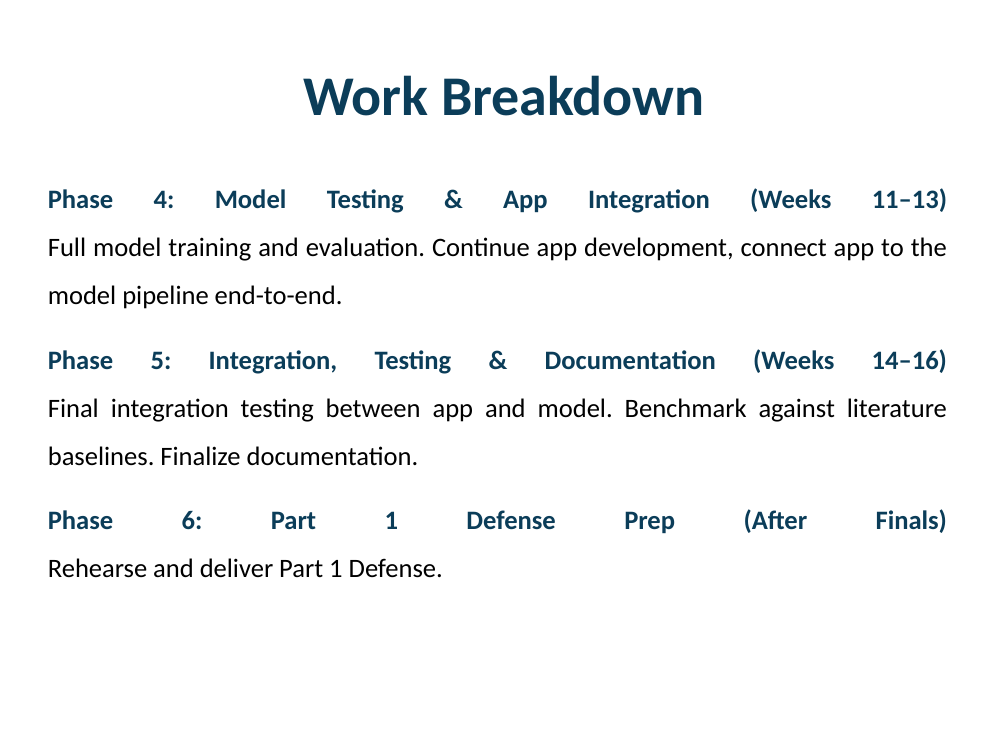
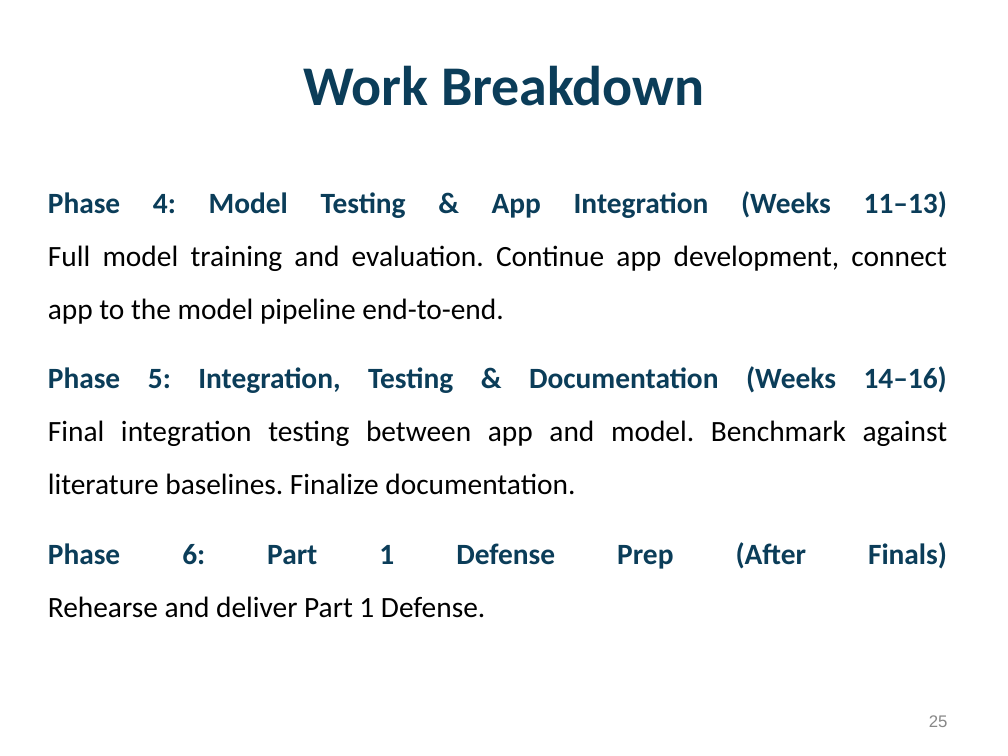
Before and after one commit to Jaffar-Kazmi/GLANCE, a slide deck: slide 25 of docs/proposal/slides.pptx (slide 24 before the commit). Drawn at 1008x756 pixels with LibreOffice and Linux fonts; fonts in the diff are those of the drawing; background and template pictures are left out. Boxes give left, top, right and bottom in pixels: in the first picture for what was removed or moved away, otherwise in the second. Text is boxed around its words. In the diff, an @@ line names an element or a change of style, - is before the commit and + after.

```diff
--- a/docs/proposal/slides.pptx
+++ b/docs/proposal/slides.pptx
@@ title "Work Breakdown" moved from (x1=303, y1=75, x2=705, y2=116) to (x1=303, y1=65, x2=705, y2=106) @@
@@ text "Phase 4: Model Testing & ..." at (x1=48, y1=191, x2=948, y2=618): size 19 to 21 pt @@
@@ page number added at (x1=929, y1=715, x2=948, y2=727), 12 pt, text #888888 @@
+25
```
Also in this commit, not shown: 24 other slides changed, 5 slides added, 1 slide removed.
